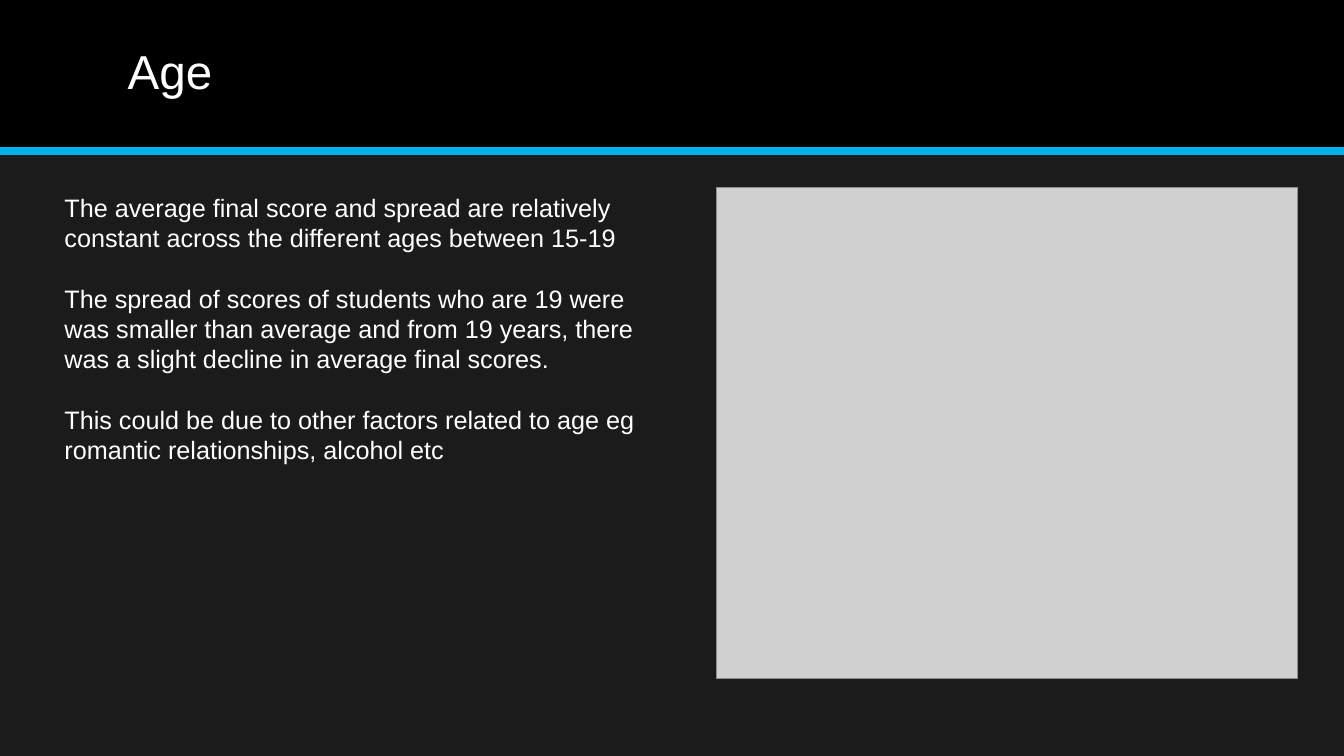
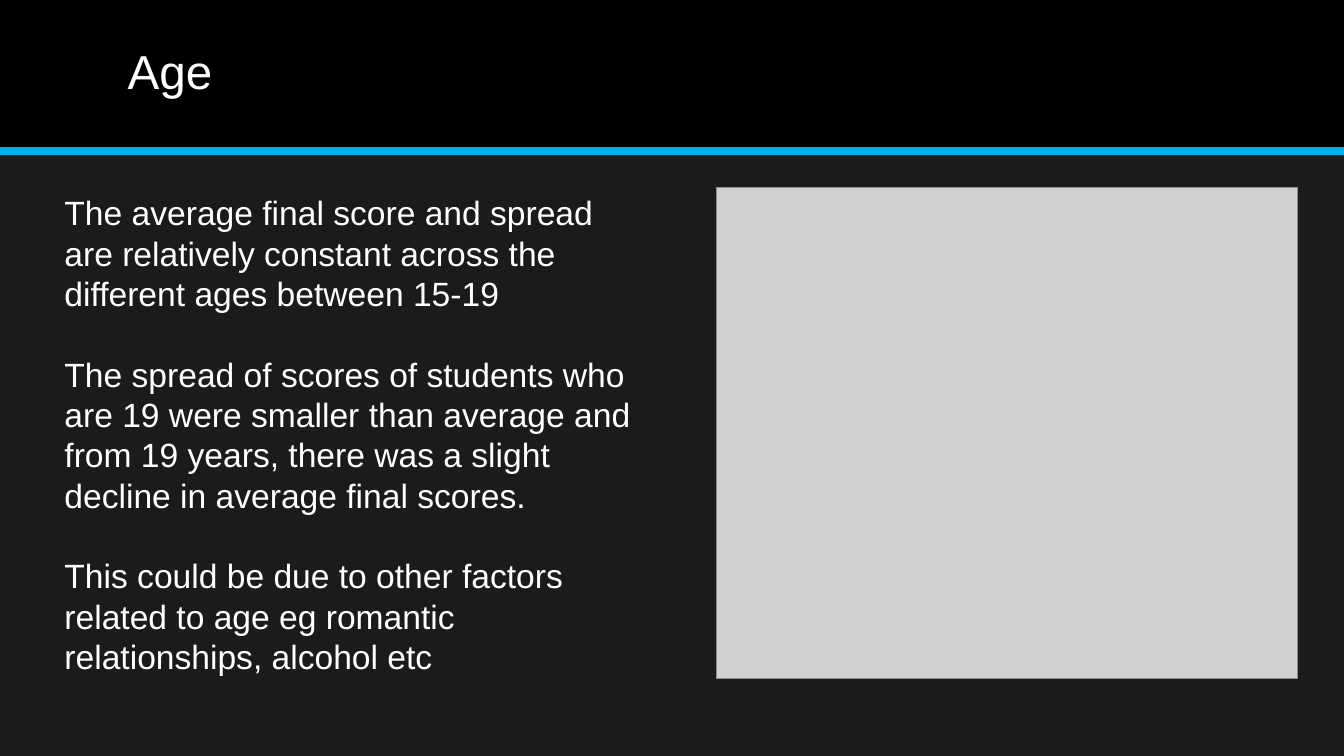
Before and after one commit to aajunwa/capstone, a slide deck: slide 12 of Student Alcohol Consumption Data Science Project.pptx (slide 9 before the commit). Drawn at 1344x756 pixels with LibreOffice and Linux fonts; fonts in the diff are those of the drawing; grey boxes stand for pictures. Boxes give left, top, right and bottom in pixels: in the first picture for what was removed or moved away, otherwise in the second. Text is boxed around its words. In the diff, an @@ line names an element or a change of style, - is before the commit and + after.

```diff
--- a/Student Alcohol Consumption Data Science Project.pptx
+++ b/Student Alcohol Consumption Data Science Project.pptx
@@ text at (64, 200, 593, 676): size 18 to 24 pt in "The average final score and spread are ...", "This could be due to other factors ..." @@
@@ text at (64, 362, 630, 515): text changed; size 18 to 24 pt @@
-The spread of scores of students who are 19 were was smaller than average and from 19 years, there was a slight decline in average final scores.
+The spread of scores of students who are 19 were smaller than average and from 19 years, there was a slight decline in average final scores.
```
Also in this commit, not shown: 16 other slides changed, 3 slides added, 3 slides removed, 2 other files.
